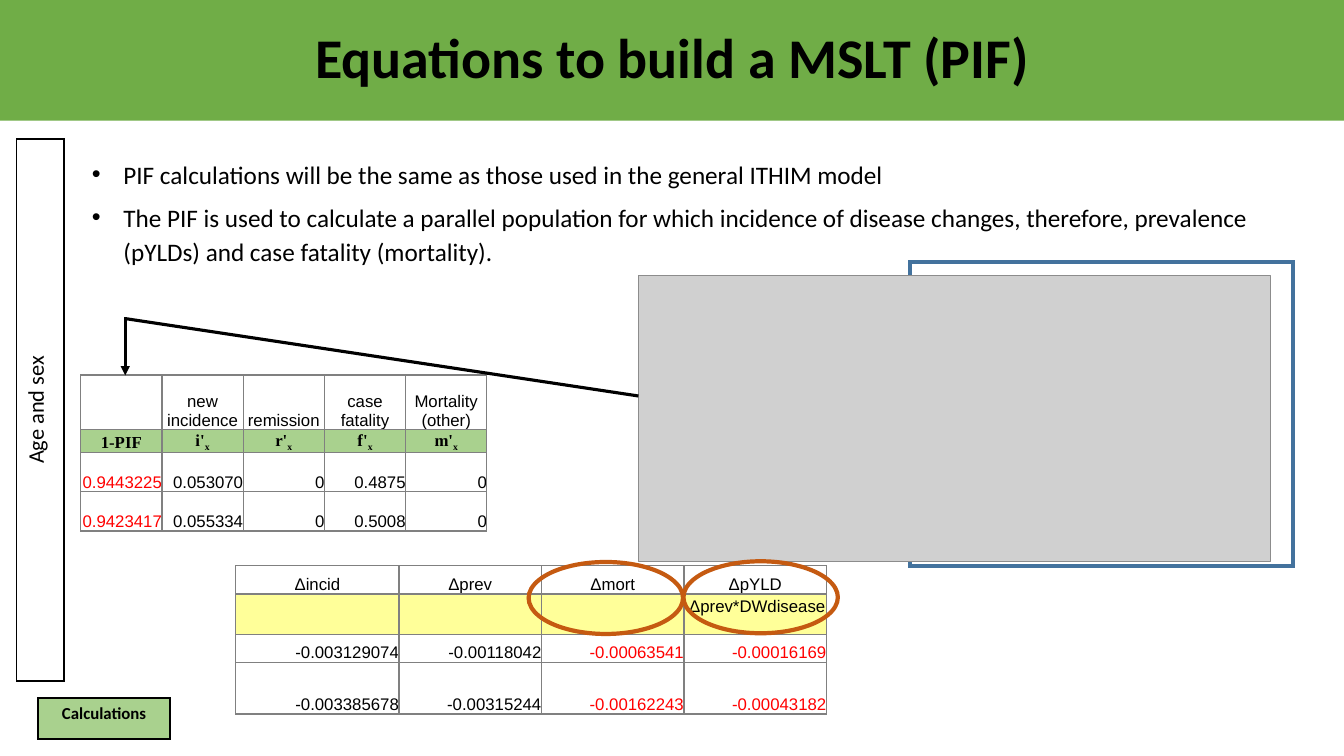
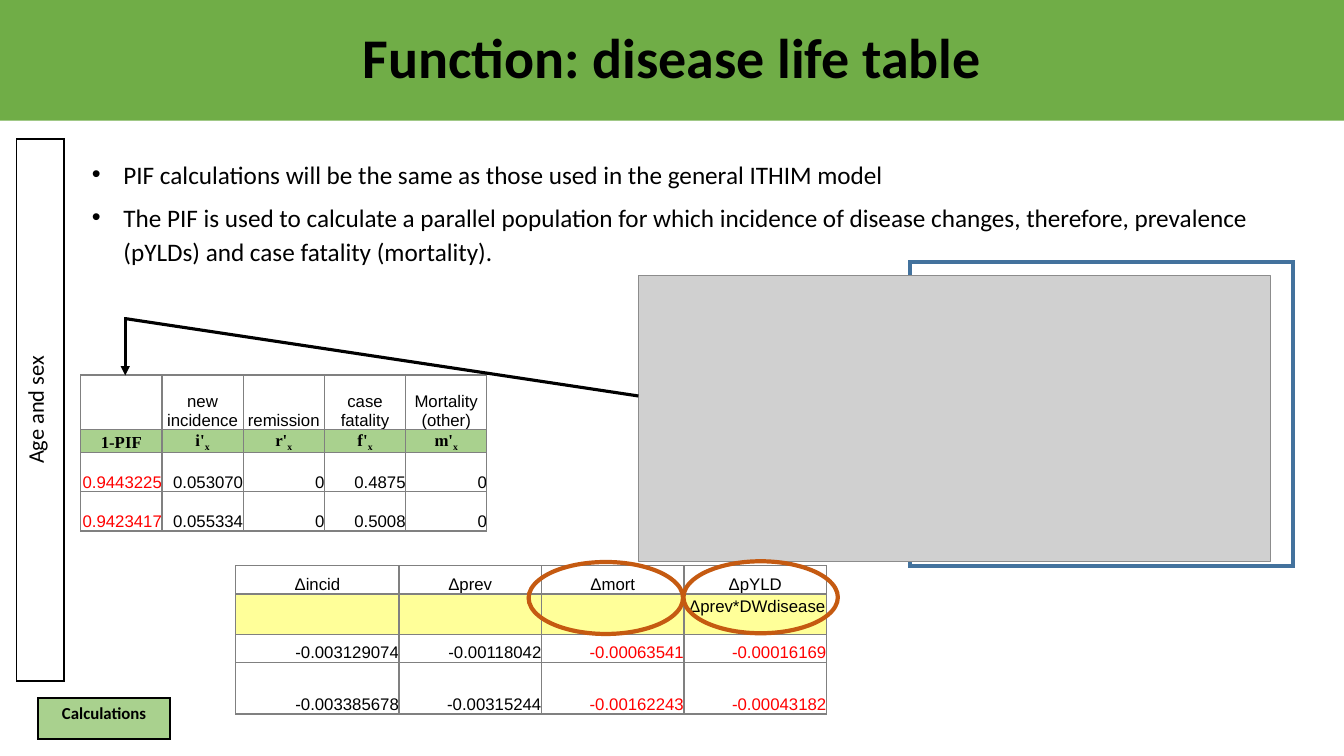
Before and after one commit to ITHIM/ITHIM-R, a slide deck: slide 15 of MSLT/structure/PMSLTframeworkV2.pptx. Drawn at 1344x756 pixels with LibreOffice and Linux fonts; fonts in the diff are those of the drawing; grey boxes stand for pictures. Boxes give left, top, right and bottom in pixels: in the first picture for what was removed or moved away, otherwise in the second. Text is boxed around its words. In the diff, an @@ line names an element or a change of style, - is before the commit and + after.

```diff
--- a/MSLT/structure/PMSLTframeworkV2.pptx
+++ b/MSLT/structure/PMSLTframeworkV2.pptx
@@ text in rectangle at box(363, 38, 980, 79): text changed @@
-Equations to build a MSLT (PIF)
+Function: disease life table
```
Also in this commit, not shown: 7 other slides changed, 6 slides added, 3 slides removed, 8 other files.
